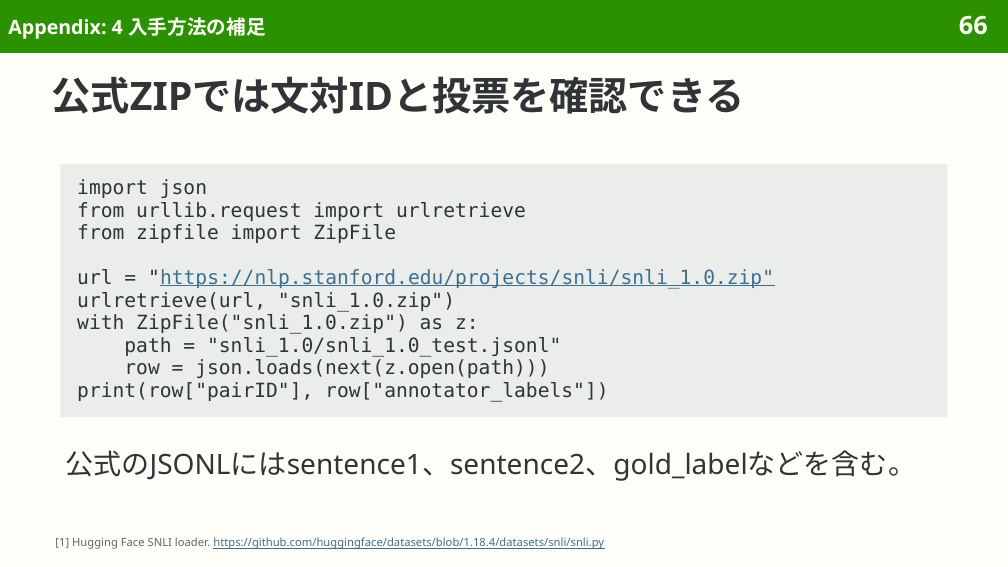
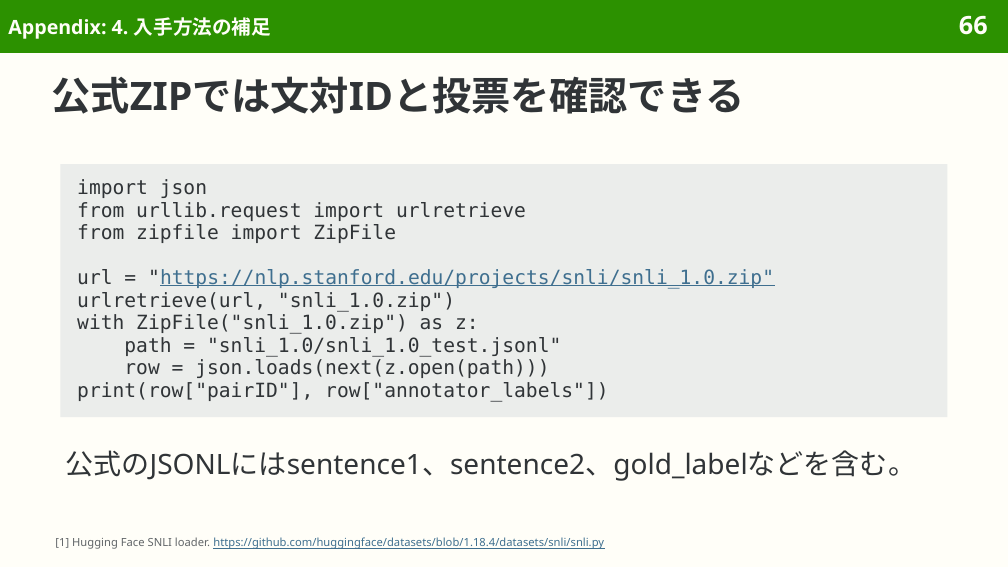
Before and after one commit to sasakiy84/datasets-in-10-minutes, a slide deck: slide 66 of slides/datasets-in-10-minutes-snli.pptx. Drawn at 1008x567 pixels with LibreOffice and Linux fonts; fonts in the diff are those of the drawing. Boxes give left, top, right and bottom in pixels: in the first picture for what was removed or moved away, otherwise in the second. Text is boxed around its words. In the diff, an @@ line names an element or a change of style, - is before the commit and + after.

```diff
--- a/slides/datasets-in-10-minutes-snli.pptx
+++ b/slides/datasets-in-10-minutes-snli.pptx
@@ title at <box>8,17,271,39</box>: text changed @@
-Appendix: 4 入手方法の補足
+Appendix: 4. 入手方法の補足
```
Also in this commit, not shown: 67 other slides changed, 11 other files.
